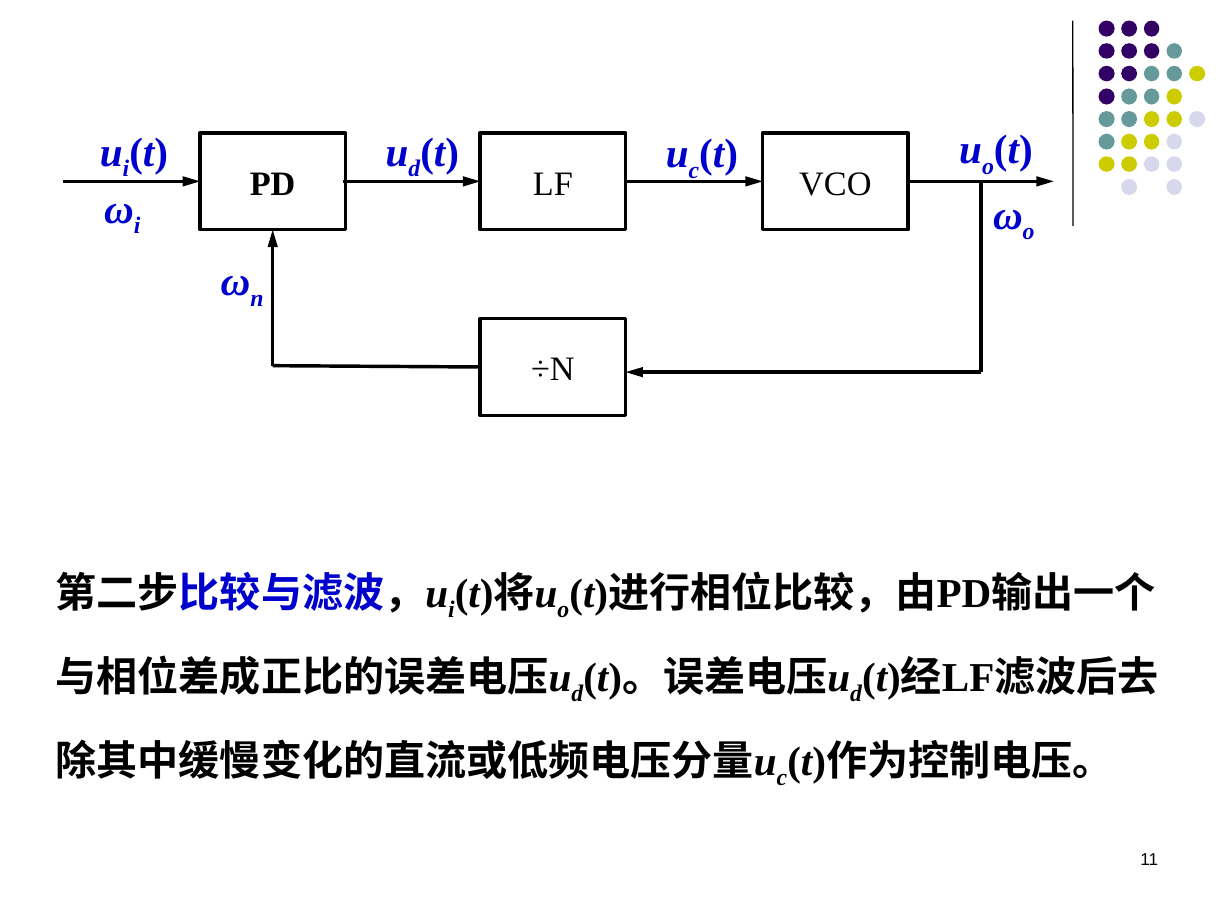
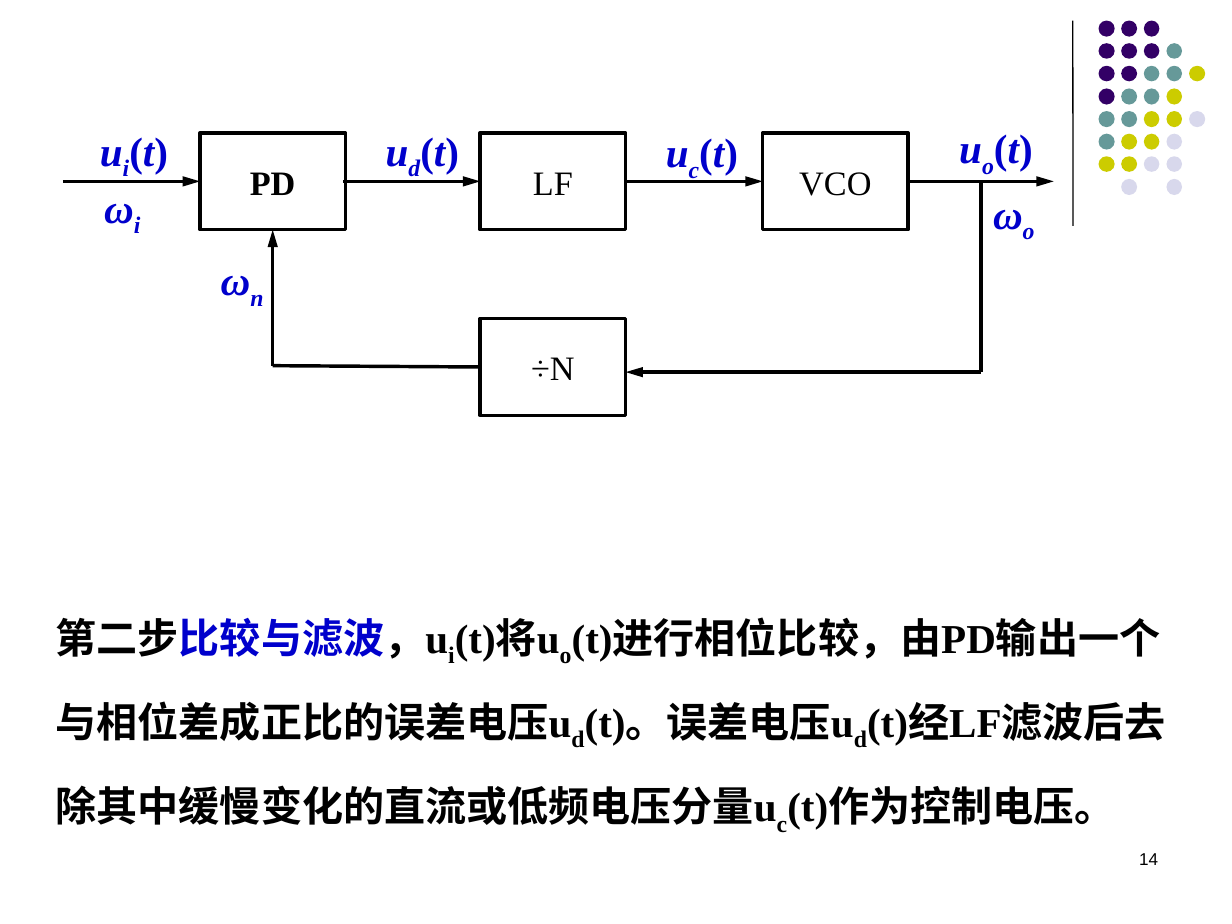
Before and after one commit to lyMeiSEU/ly_schoolhelper, a slide deck: slide 14 of 通信电子/第七章 频率合成器.pptx (slide 11 before the commit). Drawn at 1232x924 pixels with LibreOffice and Linux fonts; fonts in the diff are those of the drawing; background and template pictures are left out. Boxes give left, top, right and bottom in pixels: in the first picture for what was removed or moved away, otherwise in the second. Text is boxed around its words. In the diff, an @@ line names an element or a change of style, - is before the commit and + after.

```diff
--- a/通信电子/第七章 频率合成器.pptx
+++ b/通信电子/第七章 频率合成器.pptx
@@ text "第二步比较与滤波，ui(t)将uo(t)进行相位比较，由PD输出一个与相位差成正比的误差电压ud(t)。误差电压ud(t ...": place and size @@
-text "第二步比较与滤波，ui(t)将uo(t)进行相位比较，由PD输出一个与相位差成正比的误差电压ud(t)。误差电压ud(t ..." at [56, 572, 1159, 783]
+text "第二步比较与滤波，ui(t)将uo(t)进行相位比较，由PD输出一个与相位差成正比的误差电压ud(t)。误差电压ud(t ..." at [56, 618, 1166, 829]
@@ text "第二步比较与滤波，ui(t)将uo(t)进行相位比较，由PD输出一个与相位差成正比的误差电压ud(t)。误差电压ud(t ..." at [56, 618, 1166, 829]: italic off in "第二步比较与滤波，ui(t)将uo(t)进行相位比较，由PD输出一个与相位差成正比的误差电压ud(t)。误差电压ud(t ..." @@
@@ page number at [1139, 853, 1158, 865]: text changed @@
-11
+14
```
Also in this commit, not shown: 12 other slides changed, 3 slides added, 39 other files.
